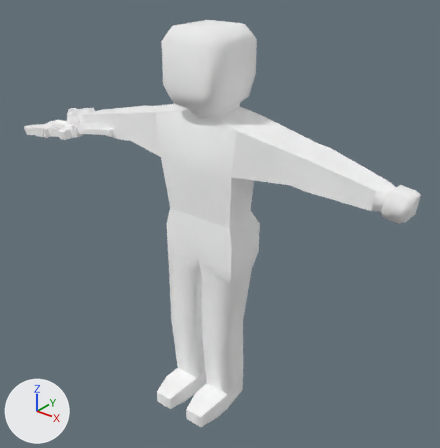
What one commit did to the glTF model assets/models/exports/Agent.gltf.
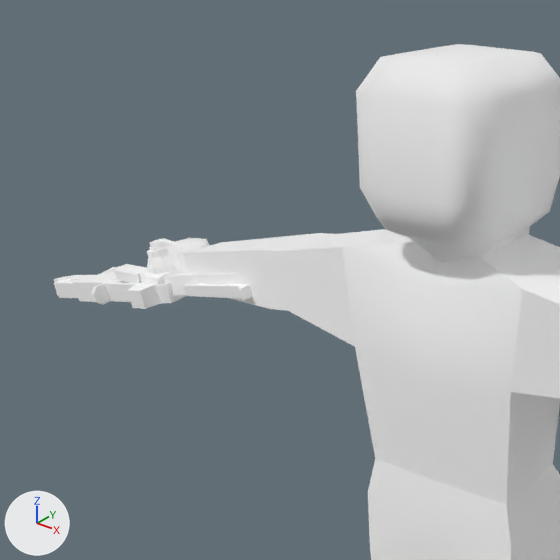
Old and new are each drawn whole from a 50 mm camera at (0.913, -1.079, 1.228) aimed at (-0.008, 0.072, 0.515) and again close up on the part from 0% to 58% of the width and 0% to 57% of the height. Every picture has the same lights, and +X, +Y and +Z are marked at lower left. Where no turn or scale is listed for an object, it has been applied to the vertices.

In view in the first close-up: 'Mesh', 'Pistol', 'Rifle', 'Shotgun'.
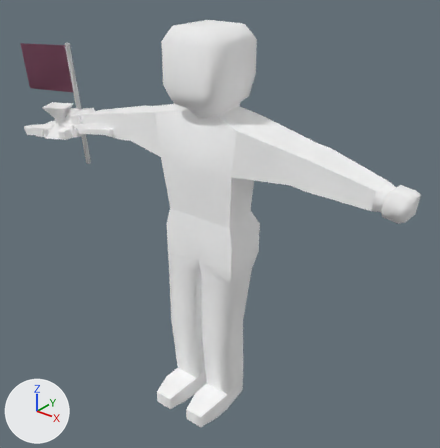
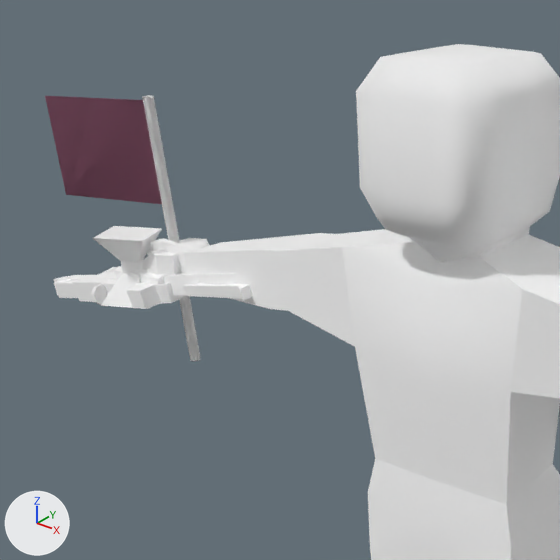
Diff of the bpy script that builds the scene:
```diff
--- a/assets/models/exports/Agent.gltf.py
+++ b/assets/models/exports/Agent.gltf.py
@@ me_cube_009 @@
+me_cube_009.from_pydata(...)  # 92 vertices, 176 faces; spans x -0.089..0.0328, y -0.0667..0.0365, z -0.0467..0.0448
+# faces by material slot: [88, 88]
+me_cube_009.materials.append(mat_weaponsolids)  # picture img_palettething
+me_cube_009.materials.append(mat_solidifyoutline)  # white #ffffff
@@ me_cube_007 @@
+me_cube_007.from_pydata(...)  # 44 vertices, 82 faces; spans x -0.209..0.013, y -0.007..0.037, z -0.134..0.218
+# faces by material slot: [42, 40]
+me_cube_007.materials.append(mat_weaponsolids)  # picture img_palettething
+me_cube_007.materials.append(mat_solidifyoutline)  # white #ffffff
@@ me_cube_008 @@
+me_cube_008.from_pydata(...)  # 44 vertices, 82 faces; spans x -0.209..0.013, y -0.007..0.037, z -0.134..0.218
+# faces by material slot: [42, 40]
+me_cube_008.materials.append(mat_weaponsolids)  # picture img_palettething
+me_cube_008.materials.append(mat_solidifyoutline)  # white #ffffff
@@ ob_grenadenoise @@
+ob_grenadenoise = bpy.data.objects.new('GrenadeNoise', me_cube_009)
+ob_grenadenoise.location = (-0.497, 0.009, 0.722)
@@ ob_flagserver @@
+ob_flagserver = bpy.data.objects.new('FlagServer', me_cube_007)
+ob_flagserver.location = (-0.497, 0.009, 0.722)
@@ ob_flagclient @@
+ob_flagclient = bpy.data.objects.new('FlagClient', me_cube_008)
+ob_flagclient.location = (-0.497, 0.009, 0.722)
```

What differs and where, as boxes [x1, y1, x2, y2] in the close-ups (560 x 560 px):
'FlagServer', added (brown)
    after: [45, 95, 201, 361]
    faces in mat_weaponsolids (picture img_palettething): [45, 96, 162, 204]
    faces in mat_solidifyoutline (white #ffffff): [142, 95, 201, 361]
'GrenadeNoise', added
    after: [93, 226, 178, 309]
'FlagClient', added
    after: [142, 97, 195, 361]
